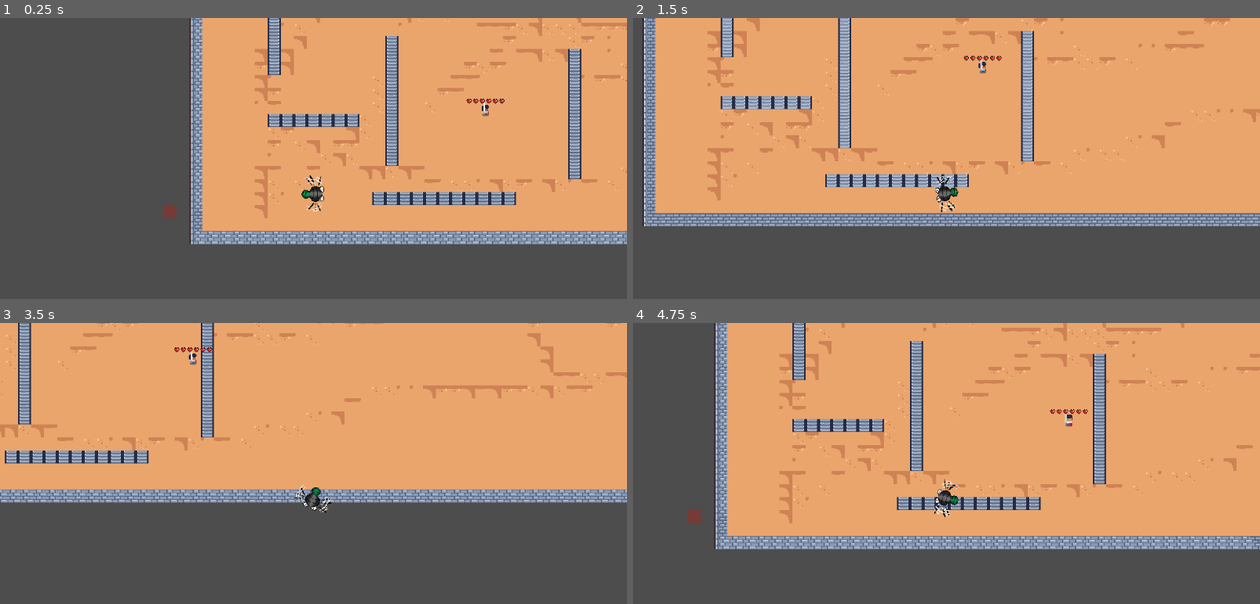
Above: before the commit, frames 1-4 (two rows, left to right).
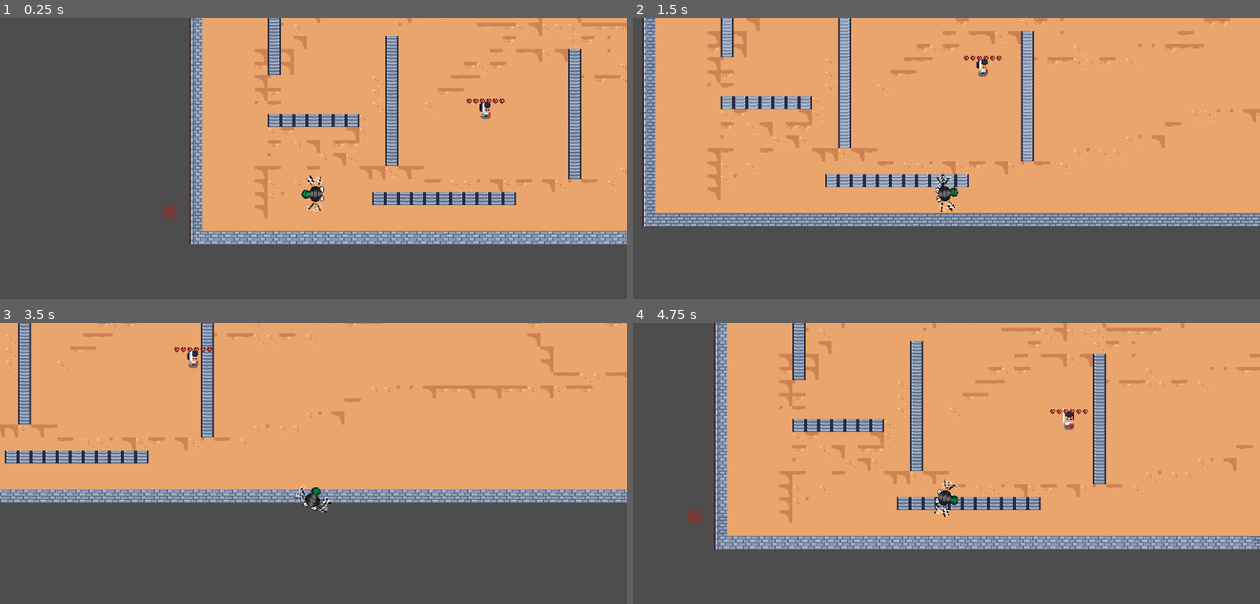
Above: after the commit, the same moments.

Repository: sieuga2712/gamedandon
Game: Godot game, scene res://scenes/main.tscn
Same seed, same stepped clock (60 frames per second), same inputs: the game is played once before the commit and once after it.
Inputs (mouse positions are in pixels of both pictures, inside the frame that each line leads up to):
- Up to frame 1 (0.25 s): no input
- Up to frame 2 (1.5 s): move the mouse to (1084, 175) at 0.52 s; hold D (ui_right) 0.53-1.28 s; click (1084, 175) at 0.67 s; move the mouse to (821, 211) at 1.27 s; hold S (ui_down) from 1.28 s (still down)
- Up to frame 3 (3.5 s): move the mouse to (376, 421) at 2.02 s; release S (ui_down) at 2.03 s; hold D (ui_right) 2.03-2.78 s; move the mouse to (282, 570) at 2.77 s; hold W (ui_up) from 2.78 s (still down); click (282, 570) at 2.92 s
- Up to frame 4 (4.75 s): move the mouse to (1134, 550) at 3.52 s; release W (ui_up) at 3.53 s; hold A (ui_left) from 3.53 s (still down); move the mouse to (758, 446) at 4.27 s

The runs differ from the first frame. In frame 1, less than 0.1% of the frame differs, in the area x 76-79%, y 28-36%; in frame 2, less than 0.1%; in frame 3, less than 0.1%; in frame 4, less than 0.1%, in the area x 68-71%, y 30-39%.

Commit message:
đang làm kẻ địch

Diff:
--- /dev/null
+++ b/scenes/enemy1.tscn
@@ -0,0 +1,287 @@
+[gd_scene load_steps=54 format=3 uid="uid://c4ueapgcmwvn"]
+
+[ext_resource type="Texture2D" uid="uid://cedxa4af2d7si" path="res://asset/human/attack/attack down1.png" id="1_a5j4f"]
+[ext_resource type="Texture2D" uid="uid://c7tlpowbstvp2" path="res://asset/human/attack/attack down2.png" id="2_3d856"]
+[ext_resource type="Texture2D" uid="uid://bnslvfqrrr36h" path="res://asset/human/attack/attack down3.png" id="3_lequo"]
+[ext_resource type="Texture2D" uid="uid://cm52qo8a2drgk" path="res://asset/human/attack/attack down4.png" id="4_su4qf"]
+[ext_resource type="Texture2D" uid="uid://dwlygwycrmk0c" path="res://asset/human/attack/attack left1.png" id="5_c164x"]
+[ext_resource type="Texture2D" uid="uid://chmiraewihfq4" path="res://asset/human/attack/attack left2.png" id="6_ra0re"]
+[ext_resource type="Texture2D" uid="uid://ci07yfardsfoc" path="res://asset/human/attack/attack left3.png" id="7_5aa4g"]
+[ext_resource type="Texture2D" uid="uid://772vfc0kac78" path="res://asset/human/attack/attack left4.png" id="8_m4p3m"]
+[ext_resource type="Texture2D" uid="uid://c6hihucfe4t15" path="res://asset/human/attack/attack right1.png" id="9_ve43i"]
+[ext_resource type="Texture2D" uid="uid://2qekr5m61o4h" path="res://asset/human/attack/attack right2.png" id="10_o0ebj"]
+[ext_resource type="Texture2D" uid="uid://cjiaayvvy53i8" path="res://asset/human/attack/attack right3.png" id="11_r247h"]
+[ext_resource type="Texture2D" uid="uid://dx8rfjoip4nwg" path="res://asset/human/attack/attack right4.png" id="12_rse4o"]
+[ext_resource type="Texture2D" uid="uid://blq44arl21cp4" path="res://asset/human/attack/attack up1.png" id="13_d4jaa"]
+[ext_resource type="Texture2D" uid="uid://dub6vel5tudr4" path="res://asset/human/attack/attack up2.png" id="14_fcibl"]
+[ext_resource type="Texture2D" uid="uid://clg1t3yuwegga" path="res://asset/human/attack/attack up3.png" id="15_bo4j1"]
+[ext_resource type="Texture2D" uid="uid://clmpwcq8x0u5t" path="res://asset/human/attack/attack up4.png" id="16_vt2pl"]
+[ext_resource type="Texture2D" uid="uid://nbcp764arhos" path="res://asset/human/death animation/death1.png" id="17_3yowe"]
+[ext_resource type="Texture2D" uid="uid://bilwrc53qvpq3" path="res://asset/human/death animation/death2.png" id="18_bx7yb"]
+[ext_resource type="Texture2D" uid="uid://c5663di04r0rc" path="res://asset/human/death animation/death3.png" id="19_g5fyl"]
+[ext_resource type="Texture2D" uid="uid://cxpe02dai0tv6" path="res://asset/human/death animation/death4.png" id="20_h7w2n"]
+[ext_resource type="Texture2D" uid="uid://gq1w4l30kvlq" path="res://asset/human/idle/idle down1.png" id="21_34f2o"]
+[ext_resource type="Texture2D" uid="uid://d3wsec4lhca7l" path="res://asset/human/idle/idle down2.png" id="22_rtwhu"]
+[ext_resource type="Texture2D" uid="uid://dlpucrhaq2my1" path="res://asset/human/idle/idle down3.png" id="23_v1kd8"]
+[ext_resource type="Texture2D" uid="uid://qu2jv2ar7f3l" path="res://asset/human/idle/idle down4.png" id="24_adyjh"]
+[ext_resource type="Texture2D" uid="uid://dmvfb7m1t8r54" path="res://asset/human/idle/idle left1.png" id="25_snmkr"]
+[ext_resource type="Texture2D" uid="uid://r3tp2c21ovyl" path="res://asset/human/idle/idle left2.png" id="26_6uh2y"]
+[ext_resource type="Texture2D" uid="uid://dtfnn3o0b5w54" path="res://asset/human/idle/idle left3.png" id="27_gqe6f"]
+[ext_resource type="Texture2D" uid="uid://735nre1lf6pr" path="res://asset/human/idle/idle left4.png" id="28_q7d8t"]
+[ext_resource type="Texture2D" uid="uid://bbk1bqea7ywlu" path="res://asset/human/idle/idle right1.png" id="29_tsg2y"]
+[ext_resource type="Texture2D" uid="uid://d1yrjcb5bxw2t" path="res://asset/human/idle/idle right2.png" id="30_dr8w1"]
+[ext_resource type="Texture2D" uid="uid://cbcfsh37lm4cw" path="res://asset/human/idle/idle right3.png" id="31_lnjy0"]
+[ext_resource type="Texture2D" uid="uid://1hsf4a50mcqy" path="res://asset/human/idle/idle right4.png" id="32_uq4en"]
+[ext_resource type="Texture2D" uid="uid://byamy8g2t85cw" path="res://asset/human/idle/idle up1.png" id="33_rn6gd"]
+[ext_resource type="Texture2D" uid="uid://ygsgw6oncfle" path="res://asset/human/idle/idle up2.png" id="34_1ospl"]
+[ext_resource type="Texture2D" uid="uid://ow47ufknikgu" path="res://asset/human/idle/idle up3.png" id="35_wina4"]
+[ext_resource type="Texture2D" uid="uid://p0qm74ixdho2" path="res://asset/human/idle/idle up4.png" id="36_beidt"]
+[ext_resource type="Texture2D" uid="uid://w2sxmvv1d1kc" path="res://asset/human/walk/walk down1.png" id="37_k23nh"]
+[ext_resource type="Texture2D" uid="uid://n1sr1fjr0hfl" path="res://asset/human/walk/walk down2.png" id="38_372ar"]
+[ext_resource type="Texture2D" uid="uid://cp5sxa816po8" path="res://asset/human/walk/walk down3.png" id="39_ii486"]
+[ext_resource type="Texture2D" uid="uid://cfar34d7yfct2" path="res://asset/human/walk/walk down4.png" id="40_n0u1f"]
+[ext_resource type="Texture2D" uid="uid://cxjuw4b3p64tr" path="res://asset/human/walk/walk left1.png" id="41_ed2sk"]
+[ext_resource type="Texture2D" uid="uid://2nlhme4xocv0" path="res://asset/human/walk/walk left2.png" id="42_mwp8a"]
+[ext_resource type="Texture2D" uid="uid://8o7ekhfcbhk1" path="res://asset/human/walk/walk left3.png" id="43_e4jv1"]
+[ext_resource type="Texture2D" uid="uid://dwawv0n5ldbf6" path="res://asset/human/walk/walk left4.png" id="44_6c64x"]
+[ext_resource type="Texture2D" uid="uid://bxunpjwvgw1dc" path="res://asset/human/walk/walk right1.png" id="45_p2rt3"]
+[ext_resource type="Texture2D" uid="uid://br02ypi8y7ghr" path="res://asset/human/walk/walk right2.png" id="46_gevvq"]
+[ext_resource type="Texture2D" uid="uid://e1knmo7eo6t1" path="res://asset/human/walk/walk right3.png" id="47_fys24"]
+[ext_resource type="Texture2D" uid="uid://b58jw3pqac85n" path="res://asset/human/walk/walk right4.png" id="48_xup31"]
+[ext_resource type="Texture2D" uid="uid://dqf2hbh7olvxj" path="res://asset/human/walk/walk up1.png" id="49_quu1u"]
+[ext_resource type="Texture2D" uid="uid://dbeyyv8jf2pa7" path="res://asset/human/walk/walk up2.png" id="50_ve7dr"]
+[ext_resource type="Texture2D" uid="uid://dbgeq3csrt2hv" path="res://asset/human/walk/walk up3.png" id="51_p7xv0"]
+[ext_resource type="Texture2D" uid="uid://c0rop0a4ov7tr" path="res://asset/human/walk/walk up4.png" id="52_kikns"]
+
+[sub_resource type="SpriteFrames" id="SpriteFrames_m3b0e"]
+animations = [{
+"frames": [{
+"duration": 1.0,
+"texture": ExtResource("1_a5j4f")
+}, {
+"duration": 1.0,
+"texture": ExtResource("2_3d856")
+}, {
+"duration": 1.0,
+"texture": ExtResource("3_lequo")
+}, {
+"duration": 1.0,
+"texture": ExtResource("4_su4qf")
+}],
+"loop": true,
+"name": &"atk_B",
+"speed": 12.0
+}, {
+"frames": [{
+"duration": 1.0,
+"texture": ExtResource("5_c164x")
+}, {
+"duration": 1.0,
+"texture": ExtResource("6_ra0re")
+}, {
+"duration": 1.0,
+"texture": ExtResource("7_5aa4g")
+}, {
+"duration": 1.0,
+"texture": ExtResource("8_m4p3m")
+}],
+"loop": true,
+"name": &"atk_L",
+"speed": 12.0
+}, {
+"frames": [{
+"duration": 1.0,
+"texture": ExtResource("9_ve43i")
+}, {
+"duration": 1.0,
+"texture": ExtResource("10_o0ebj")
+}, {
+"duration": 1.0,
+"texture": ExtResource("11_r247h")
+}, {
+"duration": 1.0,
+"texture": ExtResource("12_rse4o")
+}],
+"loop": true,
+"name": &"atk_R",
+"speed": 12.0
+}, {
+"frames": [{
+"duration": 1.0,
+"texture": ExtResource("13_d4jaa")
+}, {
+"duration": 1.0,
+"texture": ExtResource("14_fcibl")
+}, {
+"duration": 1.0,
+"texture": ExtResource("15_bo4j1")
+}, {
+"duration": 1.0,
+"texture": ExtResource("16_vt2pl")
+}],
+"loop": true,
+"name": &"atk_U",
+"speed": 12.0
+}, {
+"frames": [{
+"duration": 1.0,
+"texture": ExtResource("17_3yowe")
+}, {
+"duration": 1.0,
+"texture": ExtResource("18_bx7yb")
+}, {
+"duration": 1.0,
+"texture": ExtResource("19_g5fyl")
+}, {
+"duration": 1.0,
+"texture": ExtResource("20_h7w2n")
+}],
+"loop": false,
+"name": &"death",
+"speed": 5.0
+}, {
+"frames": [{
+"duration": 1.0,
+"texture": ExtResource("21_34f2o")
+}, {
+"duration": 1.0,
+"texture": ExtResource("22_rtwhu")
+}, {
+"duration": 1.0,
+"texture": ExtResource("23_v1kd8")
+}, {
+"duration": 1.0,
+"texture": ExtResource("24_adyjh")
+}],
+"loop": true,
+"name": &"idle_B",
+"speed": 120.0
+}, {
+"frames": [{
+"duration": 1.0,
+"texture": ExtResource("25_snmkr")
+}, {
+"duration": 1.0,
+"texture": ExtResource("26_6uh2y")
+}, {
+"duration": 1.0,
+"texture": ExtResource("27_gqe6f")
+}, {
+"duration": 1.0,
+"texture": ExtResource("28_q7d8t")
+}],
+"loop": true,
+"name": &"idle_L",
+"speed": 12.0
+}, {
+"frames": [{
+"duration": 1.0,
+"texture": ExtResource("29_tsg2y")
+}, {
+"duration": 1.0,
+"texture": ExtResource("30_dr8w1")
+}, {
+"duration": 1.0,
+"texture": ExtResource("31_lnjy0")
+}, {
+"duration": 1.0,
+"texture": ExtResource("32_uq4en")
+}],
+"loop": true,
+"name": &"idle_R",
+"speed": 5.0
+}, {
+"frames": [{
+"duration": 1.0,
+"texture": ExtResource("33_rn6gd")
+}, {
+"duration": 1.0,
+"texture": ExtResource("34_1ospl")
+}, {
+"duration": 1.0,
+"texture": ExtResource("35_wina4")
+}, {
+"duration": 1.0,
+"texture": ExtResource("36_beidt")
+}],
+"loop": true,
+"name": &"idle_T",
+"speed": 5.0
+}, {
+"frames": [{
+"duration": 1.0,
+"texture": ExtResource("37_k23nh")
+}, {
+"duration": 1.0,
+"texture": ExtResource("38_372ar")
+}, {
+"duration": 1.0,
+"texture": ExtResource("39_ii486")
+}, {
+"duration": 1.0,
+"texture": ExtResource("40_n0u1f")
+}],
+"loop": true,
+"name": &"walk_B",
+"speed": 5.0
+}, {
+"frames": [{
+"duration": 1.0,
+"texture": ExtResource("41_ed2sk")
+}, {
+"duration": 1.0,
+"texture": ExtResource("42_mwp8a")
+}, {
+"duration": 1.0,
+"texture": ExtResource("43_e4jv1")
+}, {
+"duration": 1.0,
+"texture": ExtResource("44_6c64x")
+}],
+"loop": true,
+"name": &"walk_L",
+"speed": 5.0
+}, {
+"frames": [{
+"duration": 1.0,
+"texture": ExtResource("45_p2rt3")
+}, {
+"duration": 1.0,
+"texture": ExtResource("46_gevvq")
+}, {
+"duration": 1.0,
+"texture": ExtResource("47_fys24")
+}, {
+"duration": 1.0,
+"texture": ExtResource("48_xup31")
+}],
+"loop": true,
+"name": &"walk_R",
+"speed": 5.0
+}, {
+"frames": [{
+"duration": 1.0,
+"texture": ExtResource("49_quu1u")
+}, {
+"duration": 1.0,
+"texture": ExtResource("50_ve7dr")
+}, {
+"duration": 1.0,
+"texture": ExtResource("51_p7xv0")
+}, {
+"duration": 1.0,
+"texture": ExtResource("52_kikns")
+}],
+"loop": true,
+"name": &"walk_T",
+"speed": 5.0
+}]
+
+[node name="Enemy1" type="CharacterBody2D"]
+
+[node name="AnimatedSprite2D" type="AnimatedSprite2D" parent="."]
+modulate = Color(1, 0.482353, 0.137255, 1)
+position = Vector2(-7.15256e-07, -7.15256e-07)
+scale = Vector2(1.5, 1.5)
+sprite_frames = SubResource("SpriteFrames_m3b0e")
+animation = &"idle_B"
--- a/scenes/main.tscn
+++ b/scenes/main.tscn
@@ -346,6 +346,9 @@
 [sub_resource type="RectangleShape2D" id="RectangleShape2D_m4sdh"]
 size = Vector2(26.875, 26.6875)
 
+[sub_resource type="CircleShape2D" id="CircleShape2D_rlrgp"]
+radius = 112.285
+
 [node name="Node2D" type="Node2D"]
 position = Vector2(-32, 24)
 
@@ -394,3 +397,11 @@
 
 [node name="CollisionShape2D" type="CollisionShape2D" parent="CharacterBody2D" groups=["player"]]
 shape = SubResource("RectangleShape2D_m4sdh")
+
+[node name="Area2D" type="Area2D" parent="."]
+position = Vector2(-968, 416)
+metadata/_edit_group_ = true
+
+[node name="CollisionShape2D" type="CollisionShape2D" parent="Area2D"]
+position = Vector2(-96, 296)
+shape = SubResource("CircleShape2D_rlrgp")
--- a/scenes/solider.tscn
+++ b/scenes/solider.tscn
@@ -72,7 +72,7 @@
 }],
 "loop": true,
 "name": &"atk_B",
-"speed": 5.0
+"speed": 12.0
 }, {
 "frames": [{
 "duration": 1.0,
@@ -89,7 +89,7 @@
 }],
 "loop": true,
 "name": &"atk_L",
-"speed": 5.0
+"speed": 12.0
 }, {
 "frames": [{
 "duration": 1.0,
@@ -106,7 +106,7 @@
 }],
 "loop": true,
 "name": &"atk_R",
-"speed": 5.0
+"speed": 12.0
 }, {
 "frames": [{
 "duration": 1.0,
@@ -123,7 +123,7 @@
 }],
 "loop": true,
 "name": &"atk_U",
-"speed": 5.0
+"speed": 12.0
 }, {
 "frames": [{
 "duration": 1.0,
@@ -292,8 +292,10 @@
 script = ExtResource("1_ja1hw")
 
 [node name="AnimatedSprite2D" type="AnimatedSprite2D" parent="."]
+position = Vector2(-7.15256e-07, -7.15256e-07)
+scale = Vector2(1.5, 1.5)
 sprite_frames = SubResource("SpriteFrames_movlk")
-animation = &"idle_L"
+animation = &"atk_U"
 
 [node name="body" type="Area2D" parent="."]
 
Not shown: 1 places in scenes/main.tscn that only renumber resources
